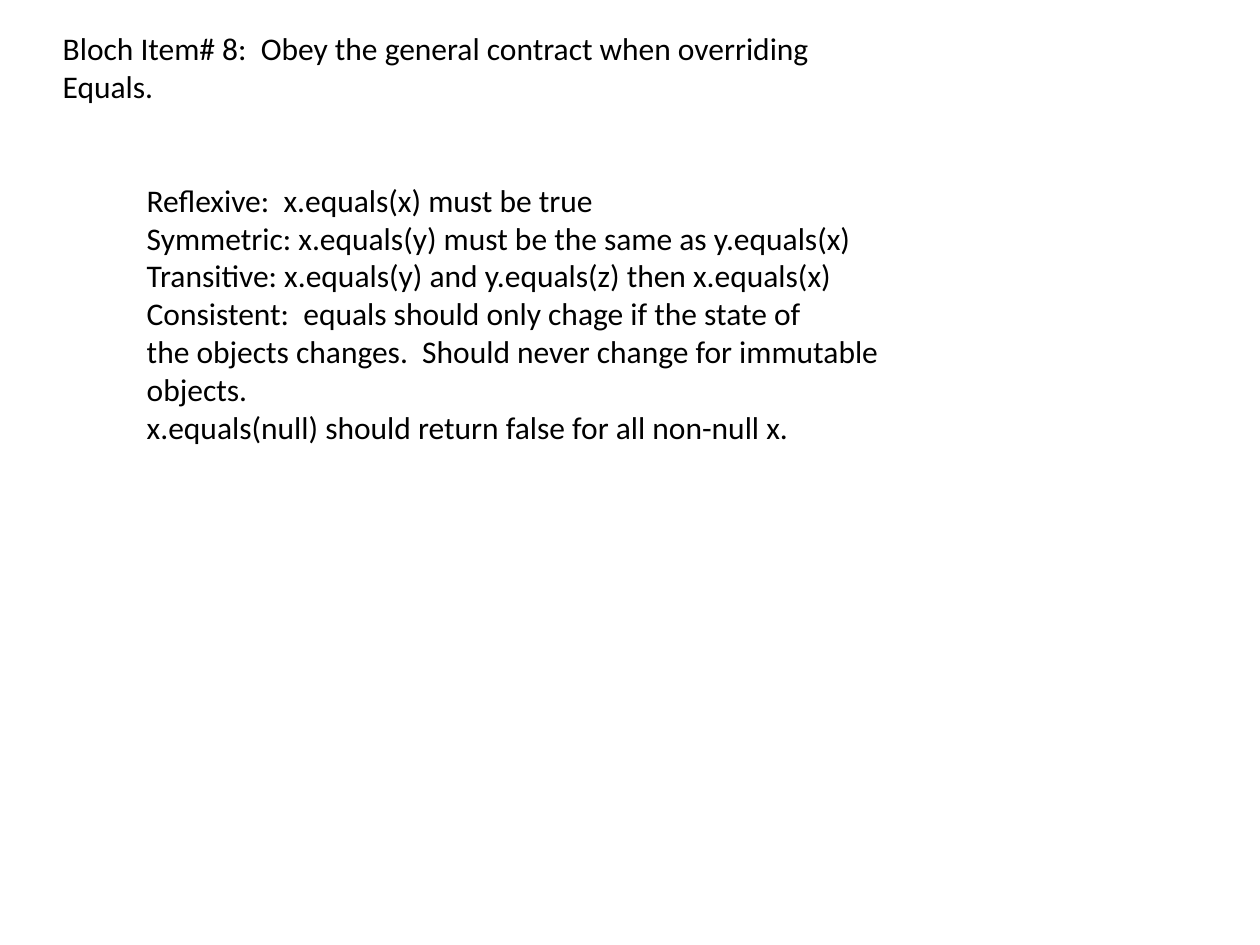
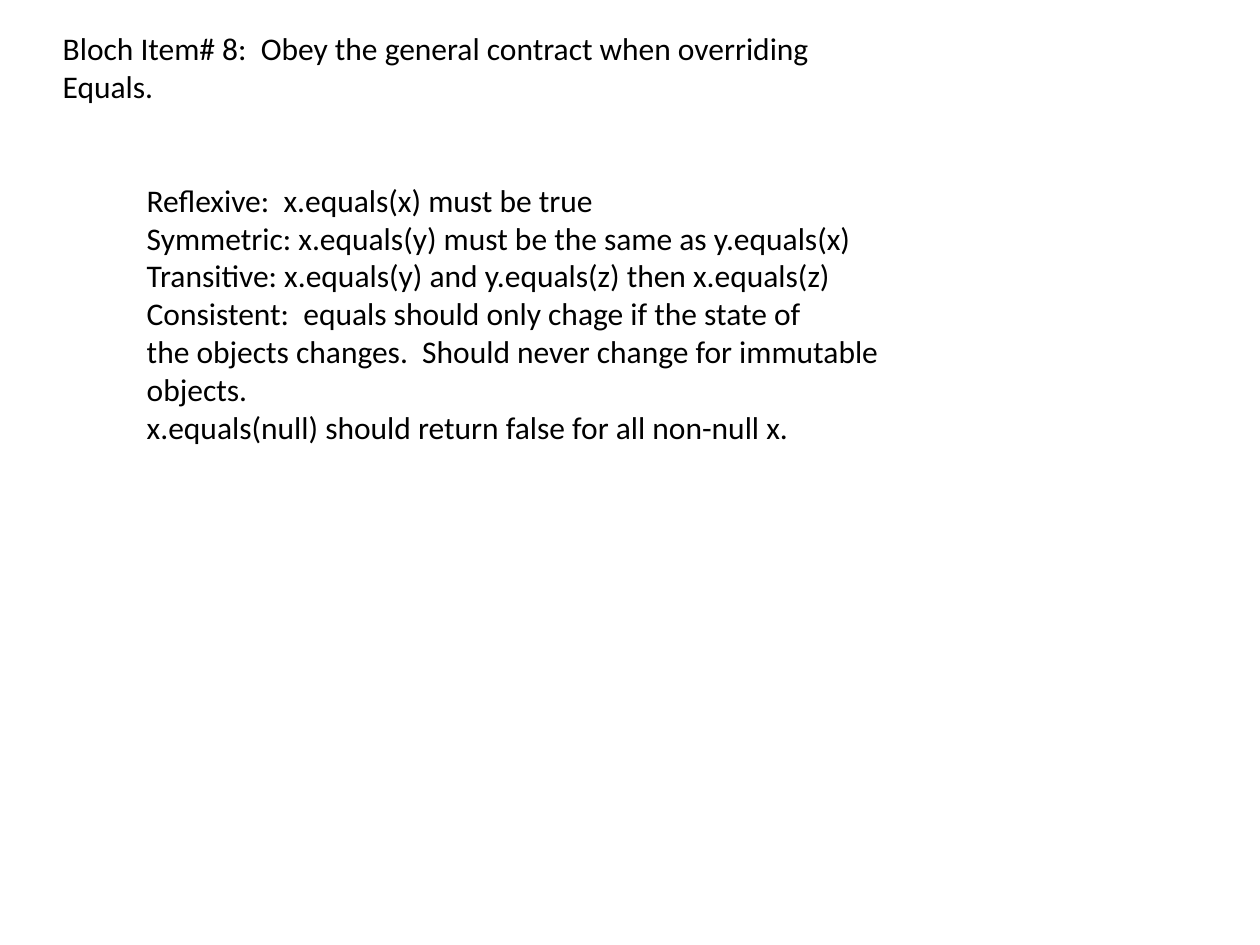
Before and after one commit to afodor/afodor.github.io, a slide deck: slide 29 of classes/prog2015/Prog3-Lecture8.pptx. Drawn at 1260x945 pixels with LibreOffice and Linux fonts; fonts in the diff are those of the drawing. Boxes give left, top, right and bottom in pixels: in the first picture for what was removed or moved away, otherwise in the second. Text is boxed around its words. In the diff, an @@ line names an element or a change of style, - is before the commit and + after.

Commit message:
fix bug in definition of transitive...

```diff
--- a/classes/prog2015/Prog3-Lecture8.pptx
+++ b/classes/prog2015/Prog3-Lecture8.pptx
@@ text at (x1=147, y1=264, x2=829, y2=292): text changed @@
-Transitive: x.equals(y) and y.equals(z) then x.equals(x)
+Transitive: x.equals(y) and y.equals(z) then x.equals(z)
```
